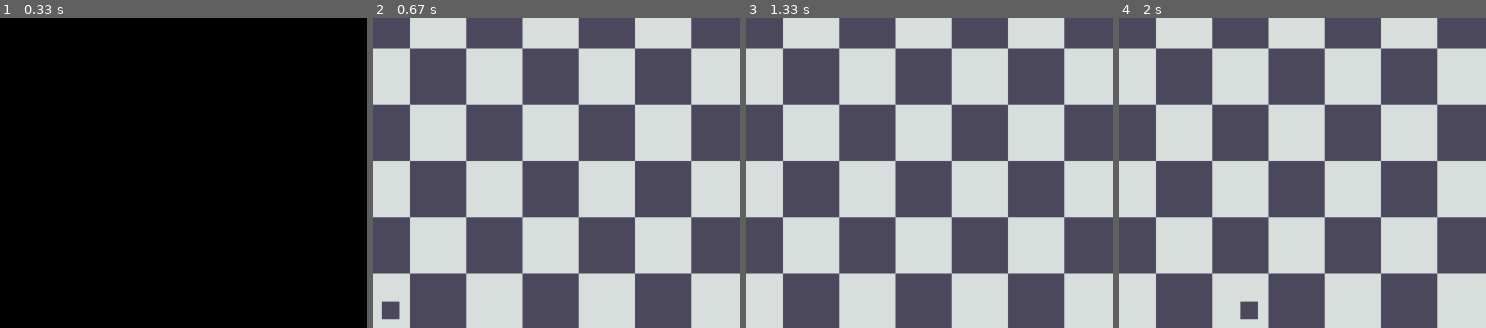
Above: before the commit, frames 1-4 (left to right).
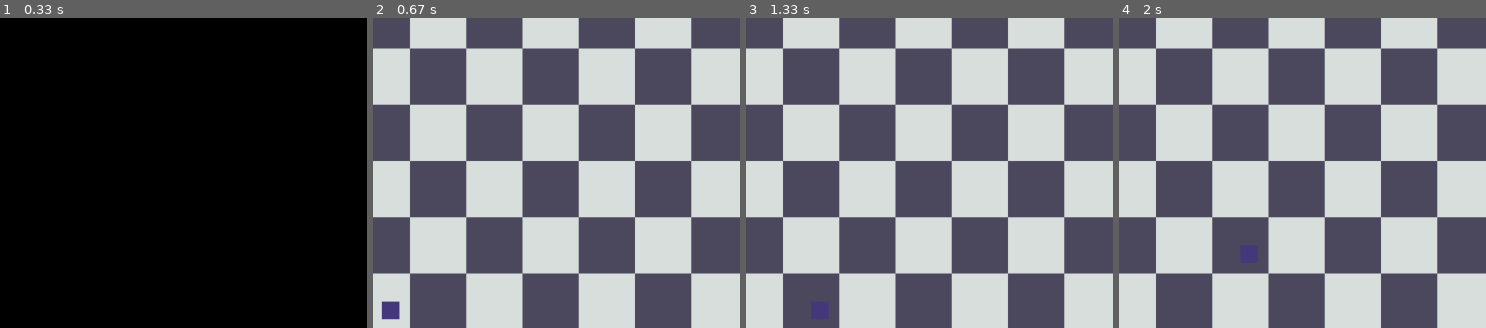
Above: after the commit, the same moments.

Repository: dogconnoisseur/shift
Game: LÖVE game, started from main.lua
Two runs of this game, one before a commit and one after it. Both use one fixed random seed, a clock stepped at 60 frames per second and the inputs below.
Inputs:
- Up to frame 1 (0.33 s): no input
- Up to frame 2 (0.67 s): tap Enter at 0.33 s
- Up to frame 3 (1.33 s): hold Right 0.67-1.13 s; hold Up from 1.17 s (still down)
- Up to frame 4 (2 s): release Up at 1.47 s; hold Right 1.5-1.97 s
The pictures show only the part of the screen within x 25-75%, y 49-99%; the shares and areas given below are measured in that part.

Frame 1 is identical in both runs. In frame 2, 0.3% of the frame differs, in the area x 2-8%, y 91-98%; in frame 3, 0.3%; in frame 4, 0.6%, in the area x 32-38%, y 73-98%.

Commit message:
player movement

Diff:
--- a/src/entities/player.lua
+++ b/src/entities/player.lua
@@ -1,5 +1,6 @@
 local Entity = require("src.entity")
 local Constants = require("src.utils.constants")
+local Helpers = require("src.utils.helpers")
 
 local Player = {}
 Player.__index = Player
@@ -15,6 +16,7 @@
 end
 
 function Player:draw(x, y)
+	love.graphics.setColor(Helpers.hexToRGB(Constants.COLORS.ENTITY.BLUE0))
 	love.graphics.rectangle("fill", x, y, 5, 5)
 end
 
--- a/src/grid.lua
+++ b/src/grid.lua
@@ -77,19 +77,23 @@
 end
 
 function Grid:moveEntity(d, i)
+	local target
 	if d == Constants.DIRECTIONS.RIGHT then
-		self:moveRight(i)
+		target = i + 1
+	elseif d == Constants.DIRECTIONS.LEFT then
+		target = i - 1
+	elseif d == Constants.DIRECTIONS.UP then
+		target = i - self.width
+	else
+		target = i + self.width
 	end
-end
-
-function Grid:moveRight(i)
-	if self:isValidMoveCell(i, i + 1) then
+	if self:isValidMoveCell(i, target) then
 		local entity = self.cellData[i]
 		self.cellData[i] = 0
-		self.cellData[i + 1] = entity
-		return true
+		self.cellData[target] = entity
+		return target
 	end
-	return false
+	return nil
 end
 
 function Grid:isValidMoveCell(start, target)
--- a/src/states/play.lua
+++ b/src/states/play.lua
@@ -13,6 +13,7 @@
 local monster
 local map
 
+local playerMove
 function play:enter()
 	local baton = require("lib.baton")
 
@@ -23,6 +24,7 @@
 			up = { "key:up", "key:w" },
 			down = { "key:down", "key:s" },
 			pause = { "key:escape" },
+			next = { "key:return" },
 		},
 		pairs = {},
 		joystick = love.joystick.getJoysticks()[1],
@@ -39,10 +41,25 @@
 function play:update(dt)
 	input:update()
 
+	local entityCell = map.grid:getEntityCell(Constants.ENTITY_IDS.PLAYER)
+
 	if input:released("right") then
-		print("XD")
-		local entityCell = map.grid:getEntityCell(Constants.ENTITY_IDS.PLAYER)
-		map.grid:moveEntity(Constants.DIRECTIONS.RIGHT, entityCell)
+		playerMove = map.grid:moveEntity(Constants.DIRECTIONS.RIGHT, entityCell)
+	end
+	if input:released("left") then
+		playerMove = map.grid:moveEntity(Constants.DIRECTIONS.LEFT, entityCell)
+	end
+
+	if input:released("up") then
+		playerMove = map.grid:moveEntity(Constants.DIRECTIONS.UP, entityCell)
+	end
+	if input:released("down") then
+		playerMove = map.grid:moveEntity(Constants.DIRECTIONS.DOWN, entityCell)
+	end
+
+	if input:released("next") then
+		print(playerMove)
+		playerMove = nil
 	end
 
 	if input:released("pause") then
